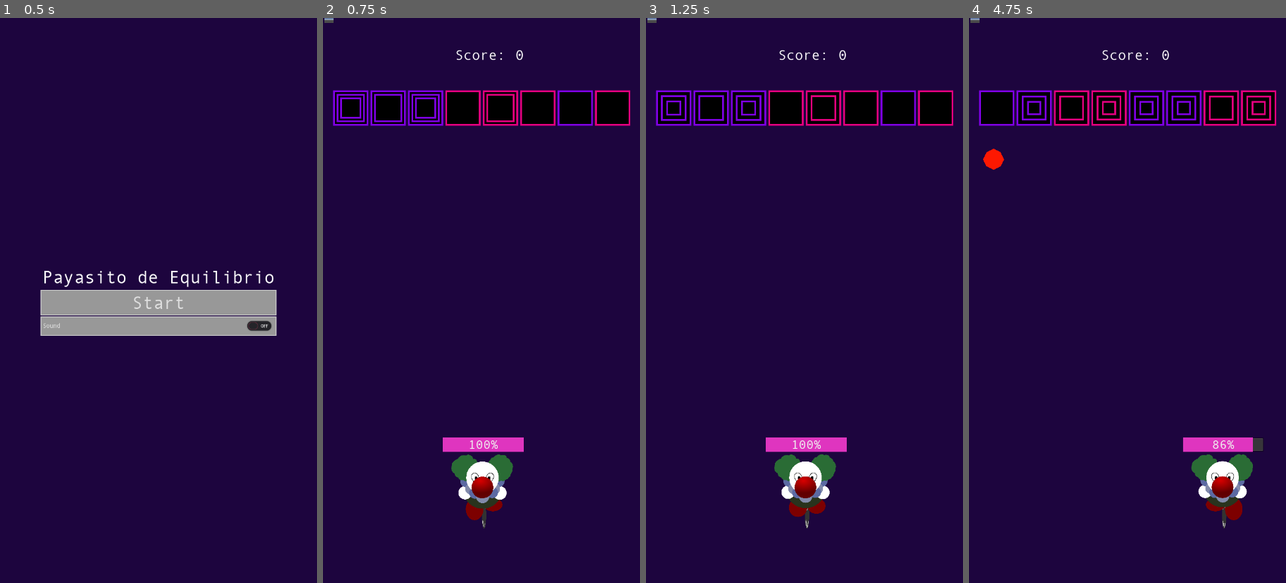
Above: before the commit, frames 1-4 (left to right).
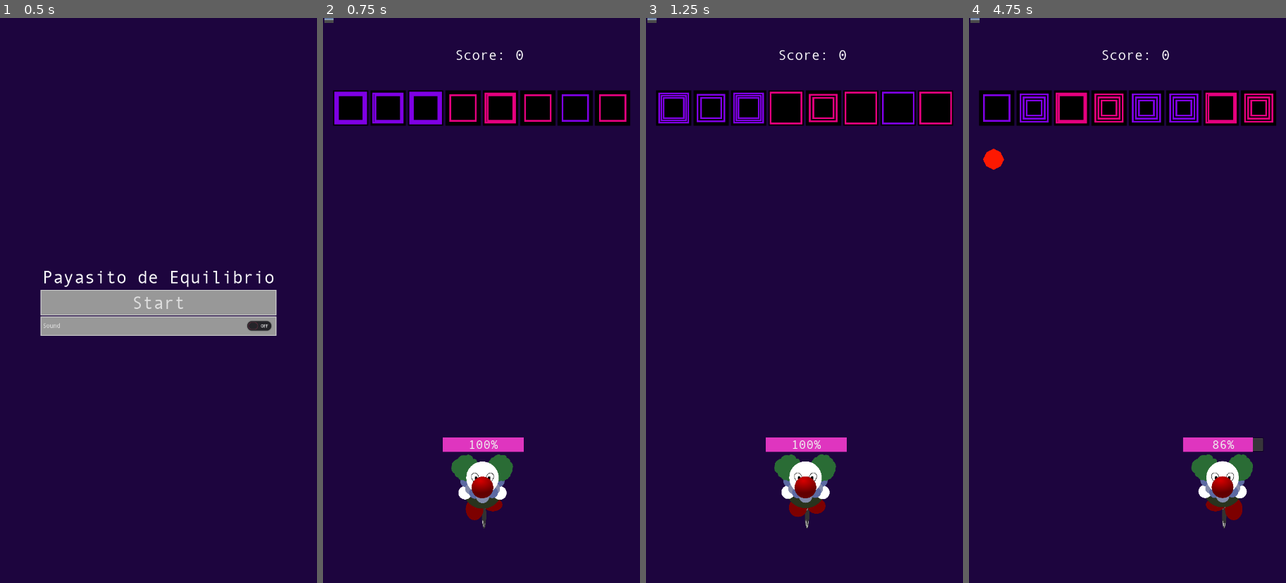
Above: after the commit, the same moments.

Repository: drarbego/payaso-de-equilibrio
Game: Godot game, scene res://StartGameMenu.tscn
Two runs of this game, one before a commit and one after it. Both use one fixed random seed, a clock stepped at 60 frames per second and the inputs below. The engine's default icon, where the game draws it, is replaced by a stand-in: a white triangle on a blue panel in a dark square. A sky picture missing from this copy of the repository is replaced by a grey-blue gradient.
Inputs (mouse positions are in pixels of both pictures, inside the frame that each line leads up to):
- Up to frame 1 (0.5 s): no input
- Up to frame 2 (0.75 s): click "Start" at 0.5 s
- Up to frame 3 (1.25 s): no input
- Up to frame 4 (4.75 s): move the mouse to (1197, 272) at 1.27 s; press the mouse at (1197, 272) at 1.28 s; hold Right (ui_right) 1.28-2.03 s; move the mouse to (1064, 328) at 2.02 s; release the mouse at (1064, 328) at 2.03 s; hold Left (ui_left) 2.03-2.78 s; click (1064, 328) at 2.1 s; move the mouse to (1159, 176) at 2.77 s; press the mouse at (1159, 176) at 2.78 s; hold Right (ui_right) 2.78-3.5 s; release the mouse at (1159, 176) at 3.5 s; click "Restart" at 3.5 s; move the mouse to (1111, 413) at 4.27 s; hold Right (ui_right) from 4.28 s (still down); click (1111, 413) at 4.35 s

Frame 1 is identical in both runs. In frame 2, 2.6% of the frame differs, in the area x 3-97%, y 12-20%; in frame 3, 2.9%; in frame 4, 3.7%.

Commit message:
Simple sawtooth approach for shader

Diff:
--- a/Bricks/Brick.shader
+++ b/Bricks/Brick.shader
@@ -1,9 +1,14 @@
 shader_type canvas_item;
 
 uniform bool is_aggresive = false;
-uniform int health = 3;
+uniform int health = 5;
 
 const float STEP_SIZE = 0.15;
+
+float sawtooth(float time) {
+	float health_float = float(health);
+	return (time - health_float * floor(time / health_float)) / health_float;
+}
 
 bool is_within(vec2 uv, vec4 outer, vec4 inner) {
 	bool inside_outer = (
@@ -16,18 +21,20 @@
 }
 
 vec4 get_outer(int iter, float time) {
-	float range = float(iter)*STEP_SIZE;
+	// iter sería el desfase
+	float range = float(iter) * STEP_SIZE * sawtooth(time);
+
 	return vec4(
-		abs(range*sin(time)),
-		abs(range*sin(time)),
-		1.0 - abs(range*sin(time)),
-		1.0 - abs(range*sin(time))
+		abs(range),
+		abs(range),
+		1.0 - abs(range),
+		1.0 - abs(range)
 	);
 }
 
 vec4 get_color(vec2 uv, float time) {
 	for(int i = 0; i < health; i++) {
-		vec4 outer = get_outer(i, time);
+		vec4 outer = get_outer(i+1, time);
 		vec4 inner = outer + vec4(vec2(0.05), vec2(-0.05));
 
 		if (is_within(uv, outer, inner)) {
